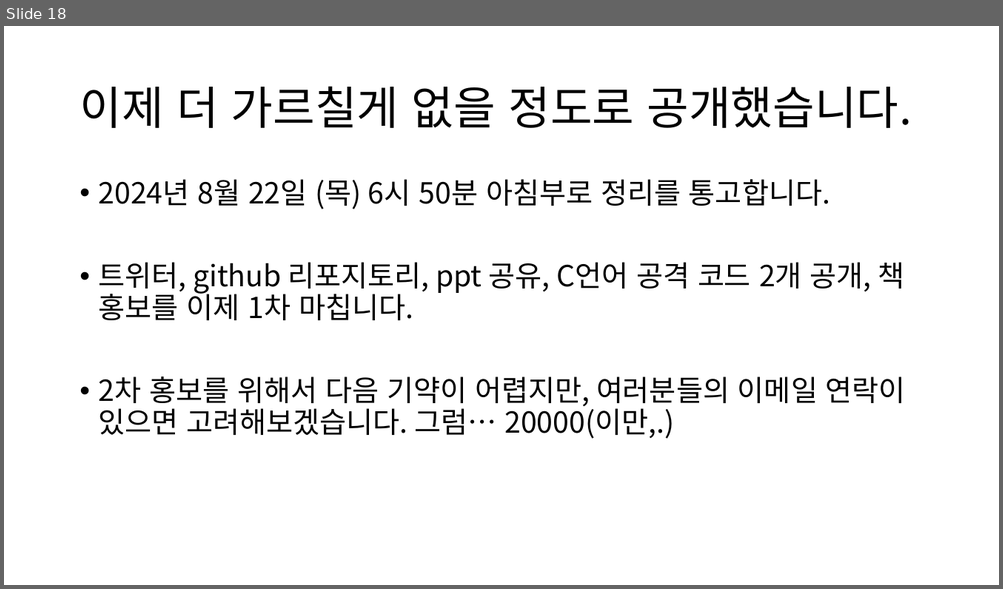
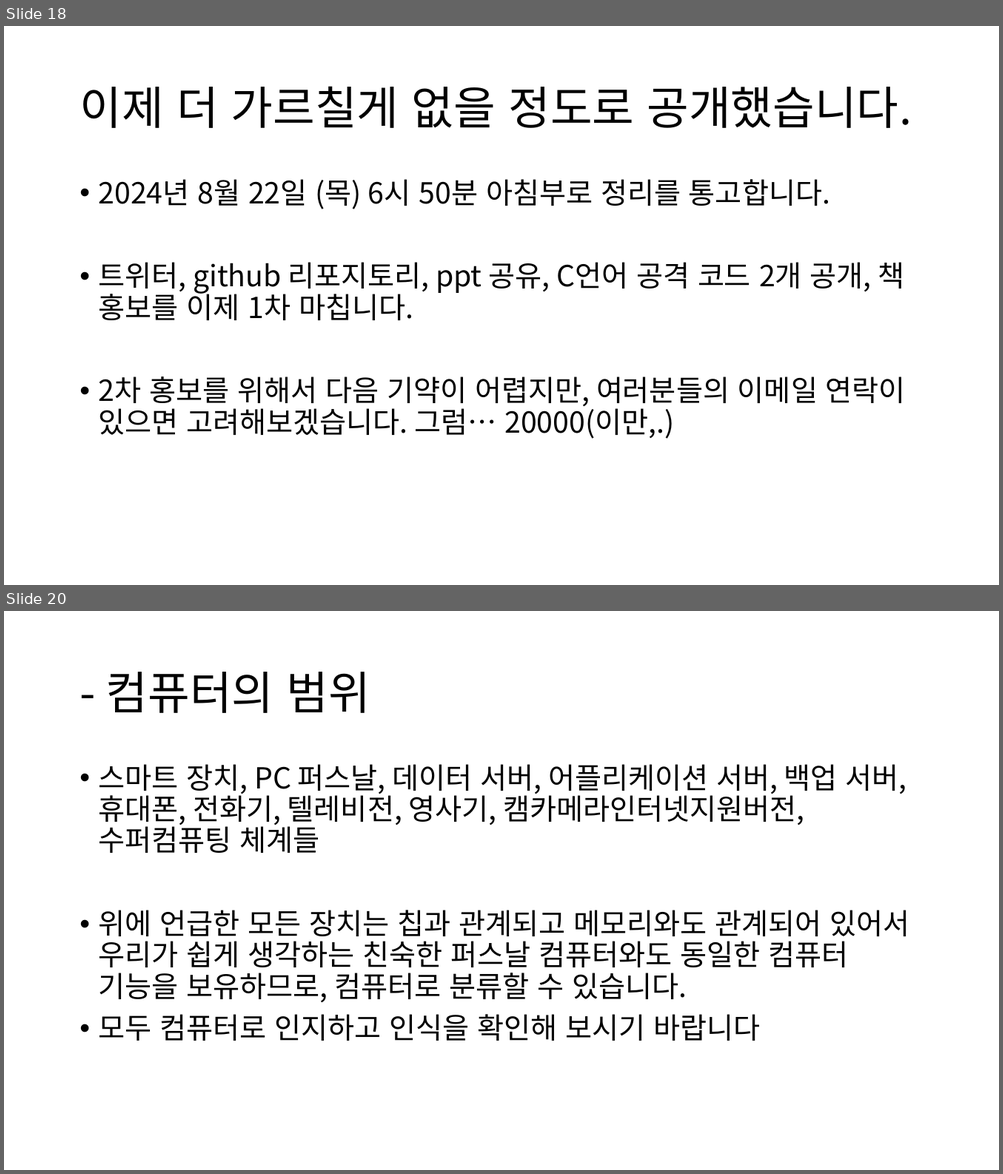
Before and after one commit to tkopppop/CveSs, a slide deck: 정경주 강의 노트.pptx. Shown one above the other, each under a label of ours: slide 18 before the commit, slides 18 and 20 after it; the slides between them are not shown. The pictures are 1003x589 and 1003x1174 pixels, drawn with LibreOffice and Linux fonts; fonts in the diff are those of the drawing. Boxes give left, top, right and bottom in pixels: in the first picture for what was removed or moved away, otherwise in the second. Text is boxed around its words. In the diff, an @@ line names an element or a change of style, - is before the commit and + after.

```diff
--- a/정경주 강의 노트.pptx
+++ b/정경주 강의 노트.pptx
@@ slide 20 added at (x1=4, y1=611, x2=999, y2=1170), background #FFFFFF @@
@@ title added at (x1=106, y1=672, x2=370, y2=713), 44 pt, text #000000 @@
+- 컴퓨터의 범위
@@ text added at (x1=99, y1=764, x2=910, y2=1041), 28 pt, text #000000 @@
+• 스마트 장치, PC 퍼스날, 데이터 서버, 어플리케이션 서버, 백업 서버, 휴대폰, 전화기, 텔레비전, 영사기, 캠카메라인터넷지원버전, 수퍼컴퓨팅 체계들
+• 위에 언급한 모든 장치는 칩과 관계되고 메모리와도 관계되어 있어서 우리가 쉽게 생각하는 친숙한 퍼스날 컴퓨터와도 동일한 컴퓨터 기능을 보유하므로, 컴퓨터로 분류할 수 있습니다.
+• 모두 컴퓨터로 인지하고 인식을 확인해 보시기 바랍니다
```
Also in this commit, not shown: 3 other slides added.
